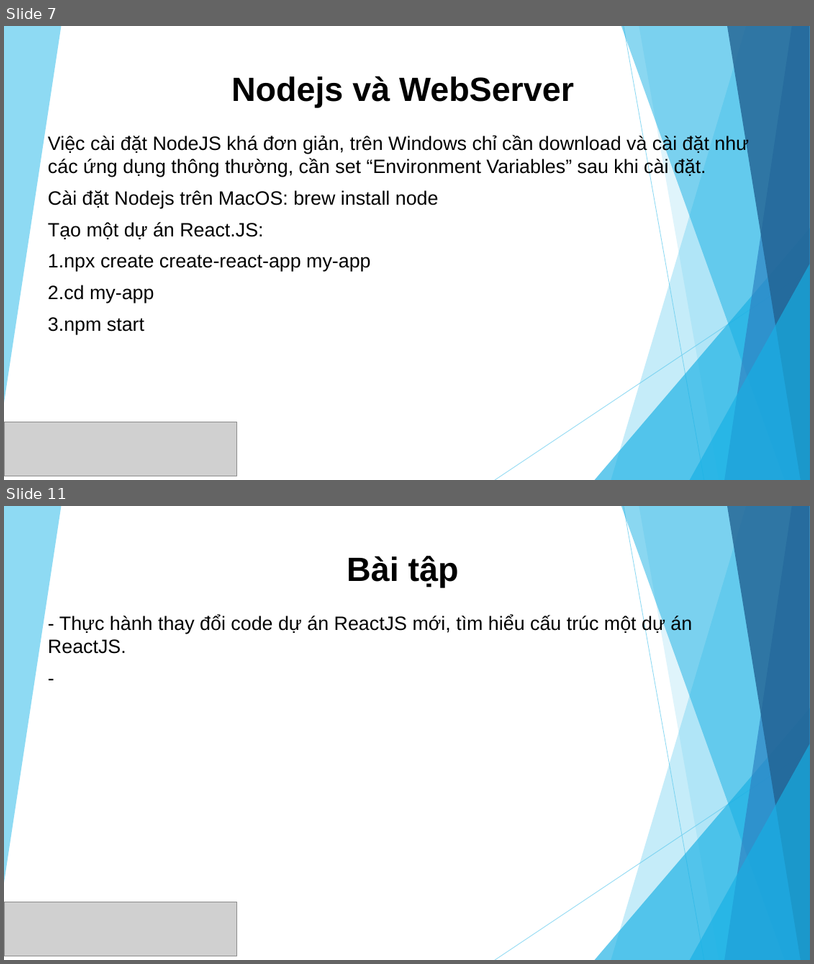
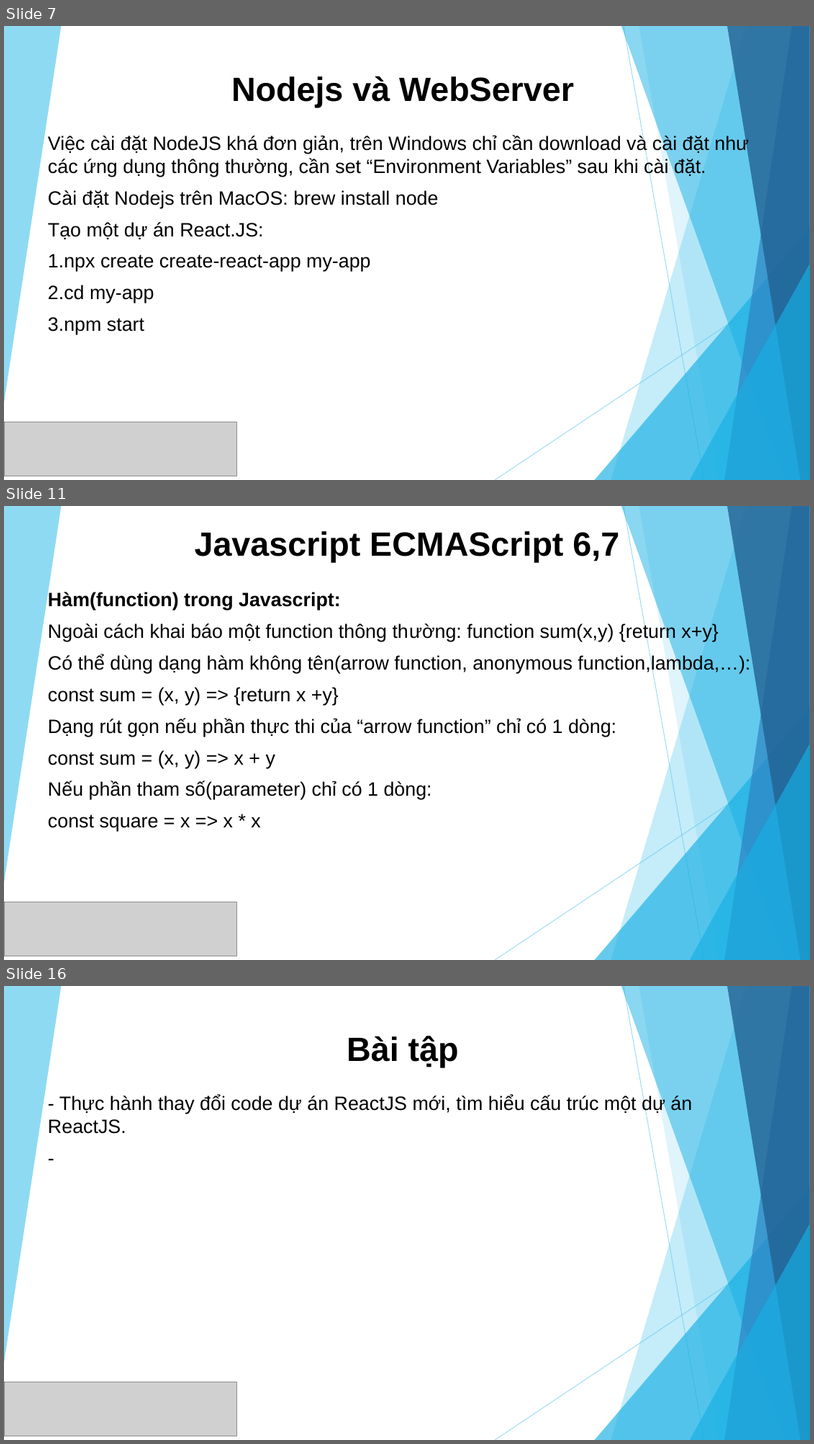
Before and after one commit to sunlight3d/CecomtechReactJST03-2019, a slide deck: Phần 1-Giới thiệu React JS.pptx. Shown one above the other, each under a label of ours: slides 7 and 11 before the commit, slides 7, 11 and 16 after it; the slides between them are not shown. The pictures are 814x964 and 814x1444 pixels, drawn with LibreOffice and Linux fonts; fonts in the diff are those of the drawing; grey boxes stand for pictures. Boxes give left, top, right and bottom in pixels: in the first picture for what was removed or moved away, otherwise in the second. Text is boxed around its words. In the diff, an @@ line names an element or a change of style, - is before the commit and + after.

```diff
--- a/Phần 1-Giới thiệu React JS.pptx
+++ b/Phần 1-Giới thiệu React JS.pptx
@@ slide 11 added at (4, 506, 810, 960), background #FFFFFF; not listed: 10 template elements that a slide beside it also shows @@
@@ title added at (195, 531, 620, 562), 40 pt, text #000000, bold @@
+Javascript ECMAScript 6,7
@@ subtitle added at (48, 592, 751, 831), 23 pt, text #000000 @@
+Hàm(function) trong Javascript:
+Ngoài cách khai báo một function thông thường: function sum(x,y) {return x+y}
+Có thể dùng dạng hàm không tên(arrow function, anonymous function,lambda,…):
+const sum = (x, y) => {return x +y}
+Dạng rút gọn nếu phần thực thi của “arrow function” chỉ có 1 dòng:
+const sum = (x, y) => x + y
+Nếu phần tham số(parameter) chỉ có 1 dòng:
+const square = x => x * x
@@ picture added at (4, 901, 237, 955) @@
@@ what was slide 11 is now slide 16 @@
```
Also in this commit, not shown: 3 slides changed, 4 other slides added.
